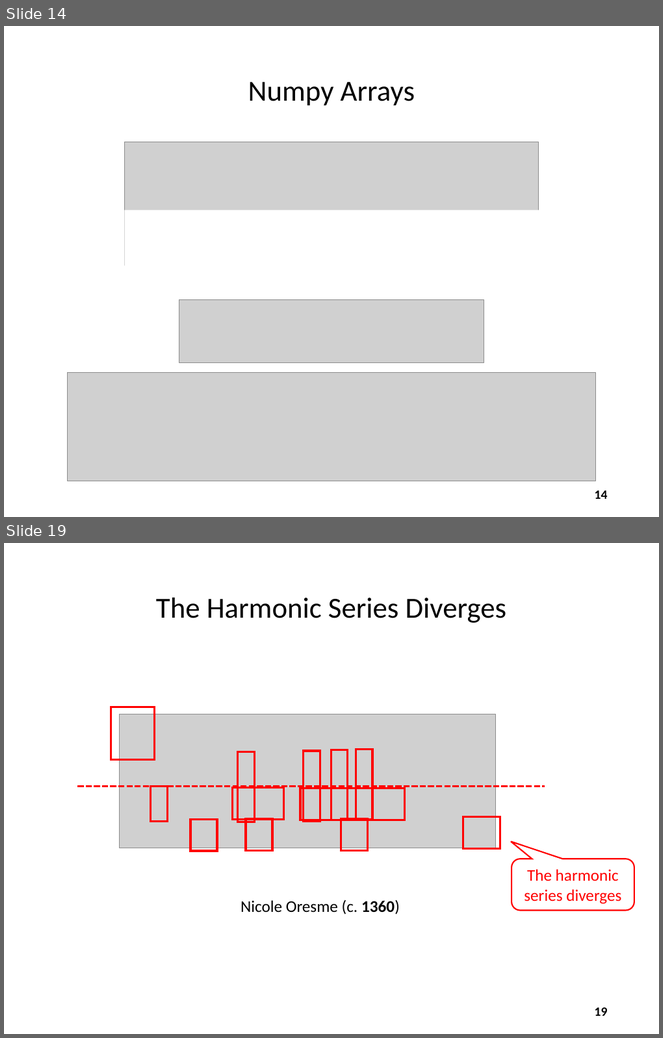
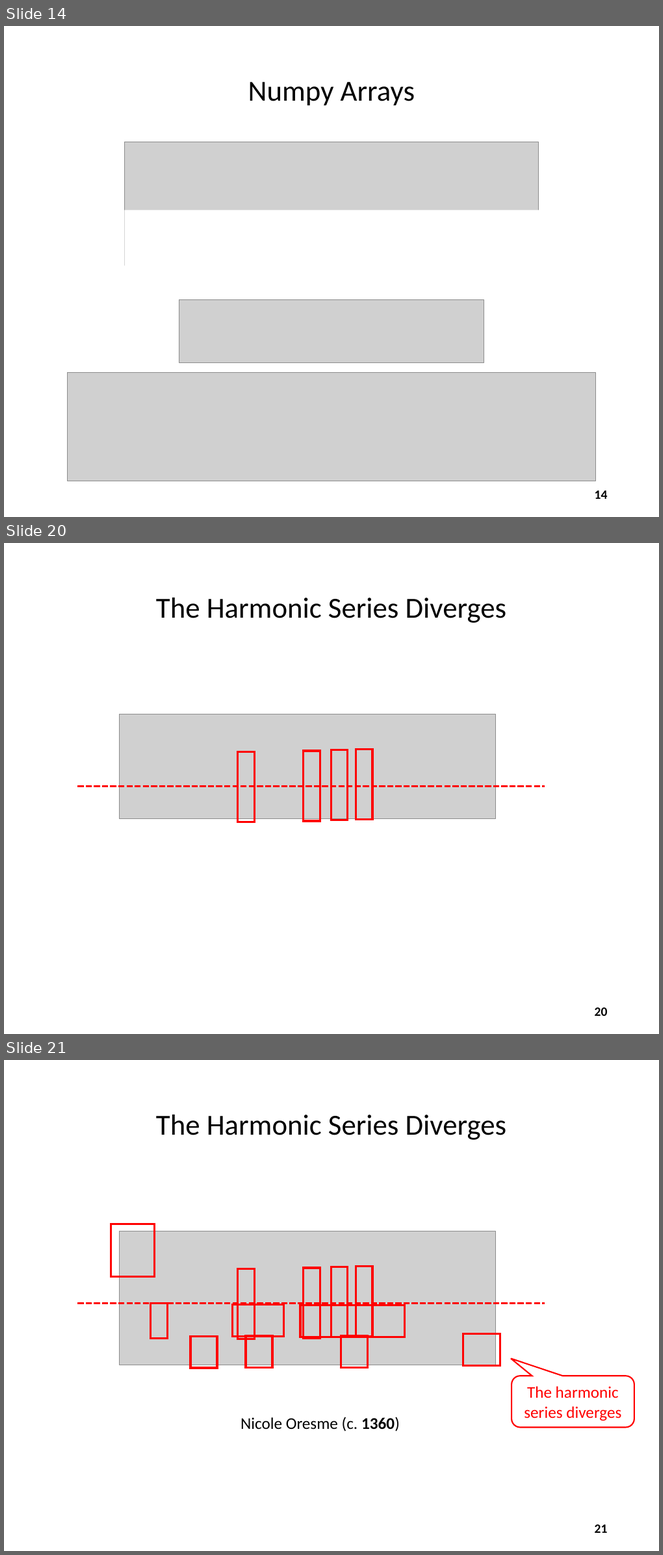
Before and after one commit to dbiersach/csi-spark-prep, a slide deck: slides/Session 02 - Arrays and Algorithms/Session 02 - Arrays and Algorithms.pptx. Shown one above the other, each under a label of ours: slides 14 and 19 before the commit, slides 14, 20 and 21 after it; the slides between them are not shown. The pictures are 663x1038 and 663x1555 pixels, drawn with LibreOffice and Linux fonts; fonts in the diff are those of the drawing; grey boxes stand for pictures. Boxes give left, top, right and bottom in pixels: in the first picture for what was removed or moved away, otherwise in the second. Text is boxed around its words. In the diff, an @@ line names an element or a change of style, - is before the commit and + after.

```diff
--- a/slides/Session 02 - Arrays and Algorithms/Session 02 - Arrays and Algorithms.pptx
+++ b/slides/Session 02 - Arrays and Algorithms/Session 02 - Arrays and Algorithms.pptx
@@ slide 20 added at box(4, 543, 659, 1034), background #FFFFFF @@
@@ text added at box(156, 598, 507, 623), 32 pt, text #000000 @@
+The Harmonic Series Diverges
@@ picture added at box(119, 715, 495, 819) @@
@@ rectangle added at box(238, 752, 255, 822), outline #FF0000 2.25 pt @@
@@ rectangle added at box(304, 751, 321, 821), outline #FF0000 2.25 pt @@
@@ rectangle added at box(331, 750, 348, 820), outline #FF0000 2.25 pt @@
@@ rectangle added at box(356, 750, 373, 819), outline #FF0000 2.25 pt @@
@@ line added from (77, 786) to (545, 786), #FF0000 2.25 pt dashed @@
@@ page number added at box(595, 1008, 608, 1016), 14 pt, text #000000, bold @@
+20
@@ what was slide 19 is now slide 21 @@
@@ page number at box(595, 1525, 608, 1533): text changed @@
-19
+21
```
Also in this commit, not shown: 7 slides changed, 1 other slide added, 3 other files.
